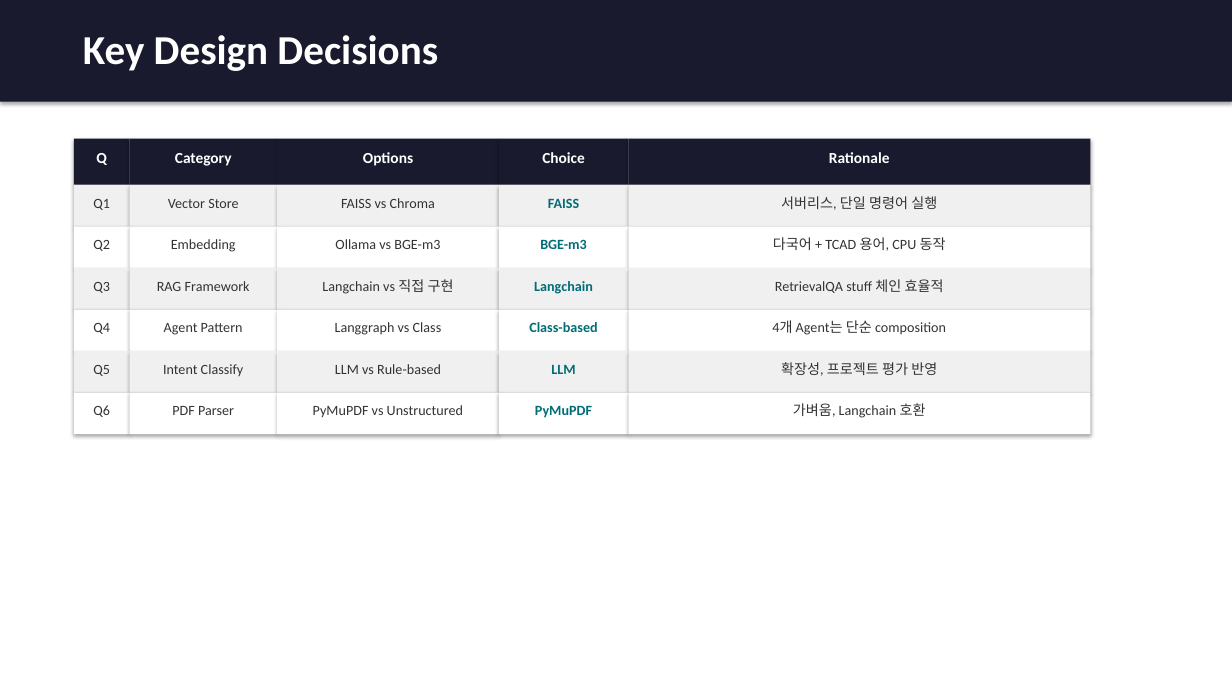
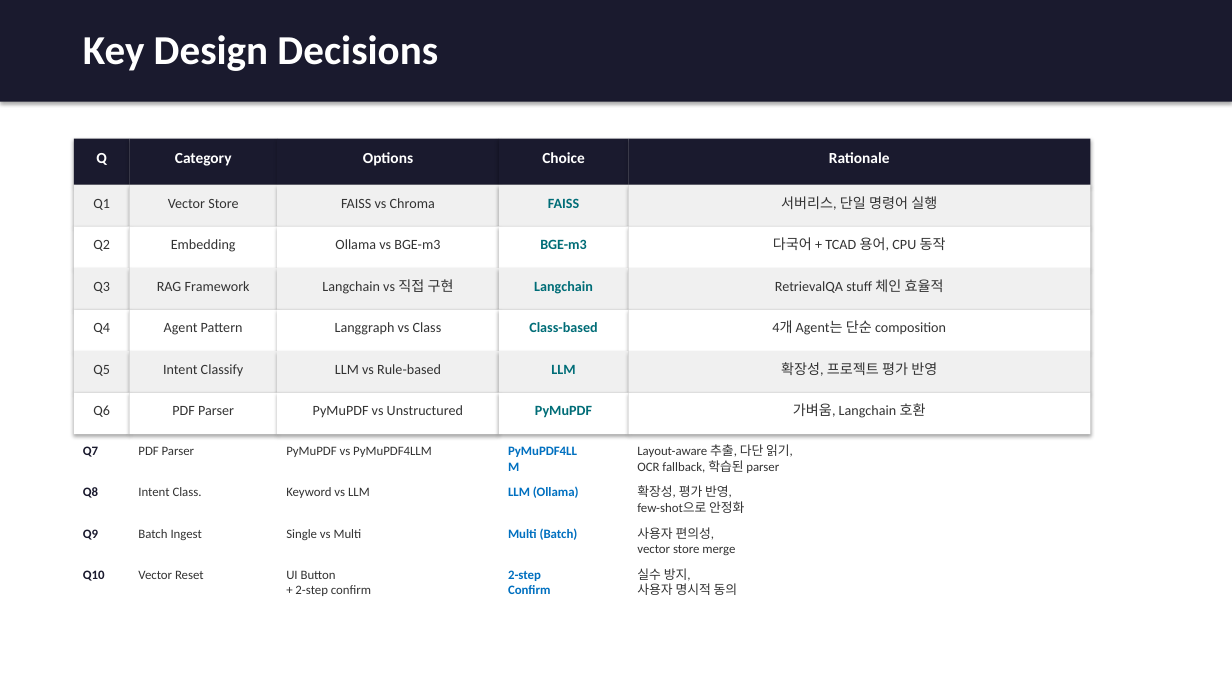
Before and after one commit to jiho7879-kim/GenAI, a slide deck: slide 8 of Research_Agent_Final_Presentation.pptx. Drawn at 1232x693 pixels with LibreOffice and Linux fonts; fonts in the diff are those of the drawing. Boxes give left, top, right and bottom in pixels: in the first picture for what was removed or moved away, otherwise in the second. Text is boxed around its words. In the diff, an @@ line names an element or a change of style, - is before the commit and + after.

Commit message:
docs: update presentation with post-MVP features, trial-and-error entries #09-#16, and design decisions Q7-Q10
Slides updated: Key Features (layout-aware ingest, batch, title, LLM intent), Agent Pipeline (Supervisor v1->v2, RAG Phase 0-5), Design Decisions (Q7-Q10), Trial & Error (#09-#16)

Ultraworked with Sisyphus

```diff
--- a/Research_Agent_Final_Presentation.pptx
+++ b/Research_Agent_Final_Presentation.pptx
@@ text added at [83,446,98,457], 10 pt, text #1A1A2E, bold @@
+Q7
@@ text added at [138,446,195,455], 10 pt, text #333333 @@
+PDF Parser
@@ text added at [286,446,351,457], 10 pt, text #333333 @@
+PyMuPDF vs PyMuPDF4LLM
@@ text added at [353,446,432,457], 10 pt, text #0070C0, bold @@
+PyMuPDF4LLM
@@ text added at [637,444,793,473], 10 pt, text #333333 @@
+Layout-aware 추출, 다단 읽기,
+OCR fallback, 학습된 parser
@@ text added at [83,487,98,498], 10 pt, text #1A1A2E, bold @@
+Q8
@@ text added at [138,487,202,496], 10 pt, text #333333 @@
+Intent Class.
@@ text added at [286,487,370,498], 10 pt, text #333333 @@
+Keyword vs LLM
@@ text added at [508,486,579,498], 10 pt, text #0070C0, bold @@
+LLM (Ollama)
@@ text added at [637,485,744,513], 10 pt, text #333333 @@
+확장성, 평가 반영,
+few-shot으로 안정화
@@ text added at [83,529,98,540], 10 pt, text #1A1A2E, bold @@
+Q9
@@ text added at [138,529,202,540], 10 pt, text #333333 @@
+Batch Ingest
@@ text added at [286,529,362,540], 10 pt, text #333333 @@
+Single vs Multi
@@ text added at [508,528,578,540], 10 pt, text #0070C0, bold @@
+Multi (Batch)
@@ text added at [637,527,735,555], 10 pt, text #333333 @@
+사용자 편의성,
+vector store merge
@@ text added at [637,568,738,595], 10 pt, text #333333 @@
+실수 방지,
+사용자 명시적 동의
@@ text added at [83,570,105,581], 10 pt, text #1A1A2E, bold @@
+Q10
@@ text added at [138,570,204,579], 10 pt, text #333333 @@
+Vector Reset
@@ text added at [286,570,371,596], 10 pt, text #333333 @@
+UI Button
++ 2-step confirm
@@ text added at [508,570,551,594], 10 pt, text #0070C0, bold @@
+2-step Confirm
```
Also in this commit, not shown: 3 other slides changed.
